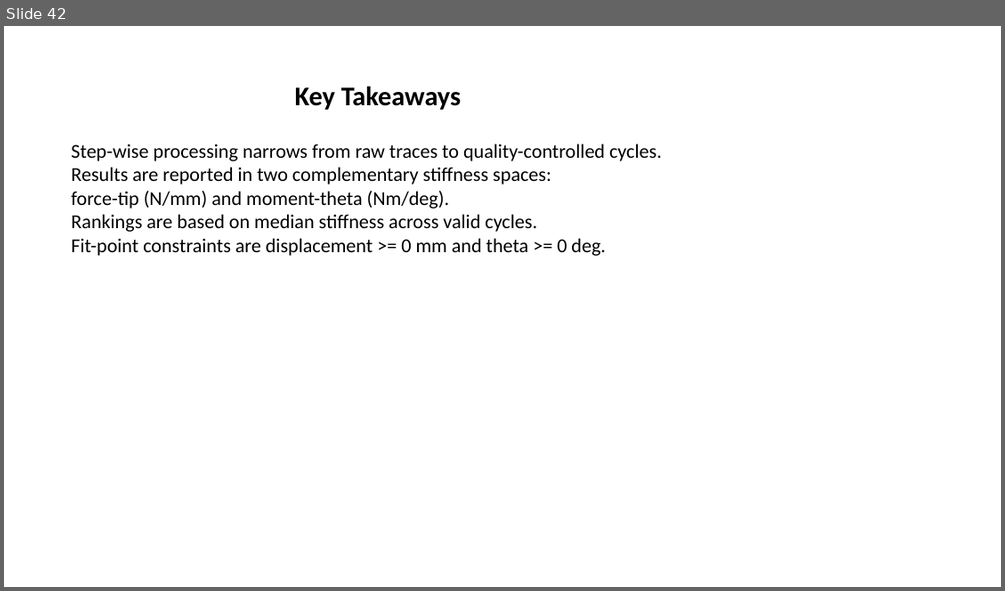
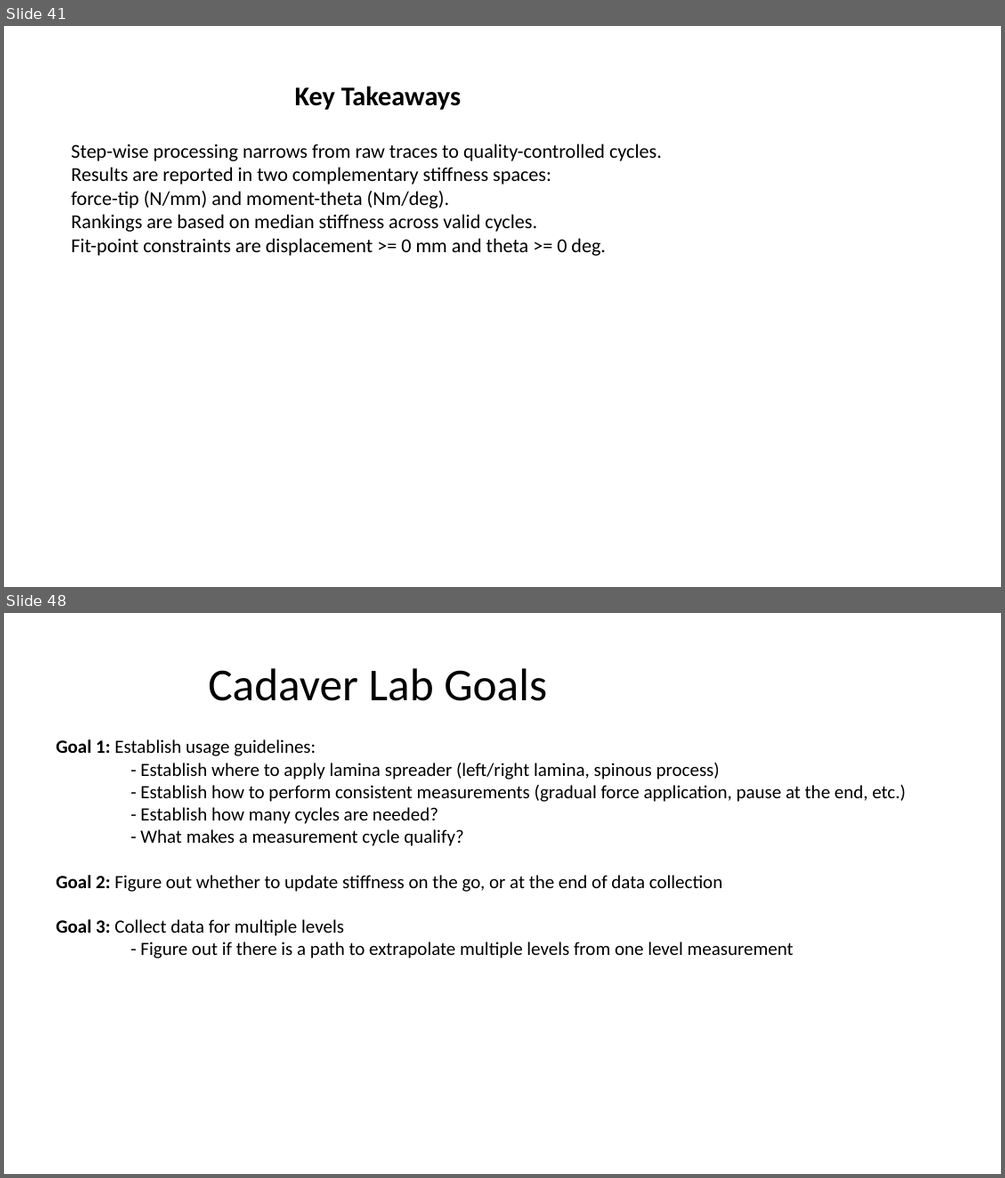
Before and after one commit to rbayoglu-glo/smart_instruments, a slide deck: output/cadaveric_testing_summary.pptx. Shown one above the other, each under a label of ours: slide 42 before the commit, slides 41 and 48 after it; the slides between them are not shown. The pictures are 1005x591 and 1005x1178 pixels, drawn with LibreOffice and Linux fonts; fonts in the diff are those of the drawing. Boxes give left, top, right and bottom in pixels: in the first picture for what was removed or moved away, otherwise in the second. Text is boxed around its words. In the diff, an @@ line names an element or a change of style, - is before the commit and + after.

Commit message:
- improved data analysis scripts - new lab data

```diff
--- a/output/cadaveric_testing_summary.pptx
+++ b/output/cadaveric_testing_summary.pptx
@@ slide 48 added at [4,613,1001,1174], background #FFFFFF @@
@@ title added at [208,668,547,701], 44 pt, text #000000 @@
+Cadaver Lab Goals
@@ text added at [56,739,906,958], 18 pt, text #000000 @@
+Goal 1: Establish usage guidelines:
+  - Establish where to apply lamina spreader (left/right lamina, spinous process)
+  - Establish how to perform consistent measurements (gradual force application, pause at the end, etc.)
+  - Establish how many cycles are needed?
+  - What makes a measurement cycle qualify?
+Goal 2: Figure out whether to update stiffness on the go, or at the end of data collection
+Goal 3: Collect data for multiple levels
+- Figure out if there is a path to extrapolate multiple levels from one level measurement
@@ what was slide 42 is now slide 41 @@
```
Also in this commit, not shown: 11 slides changed, 16 other slides added, 1 slide removed, 21 other files.
